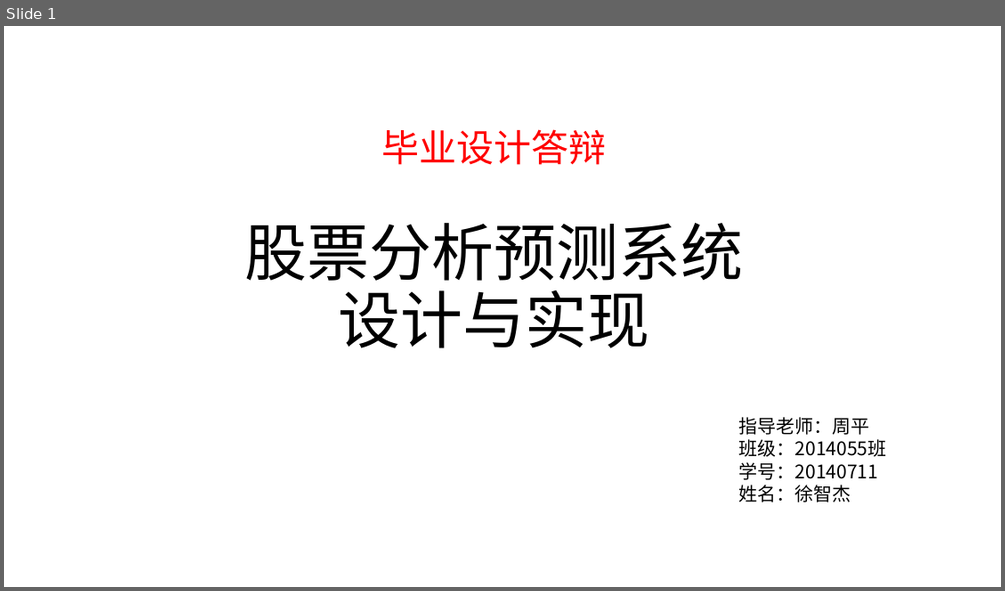
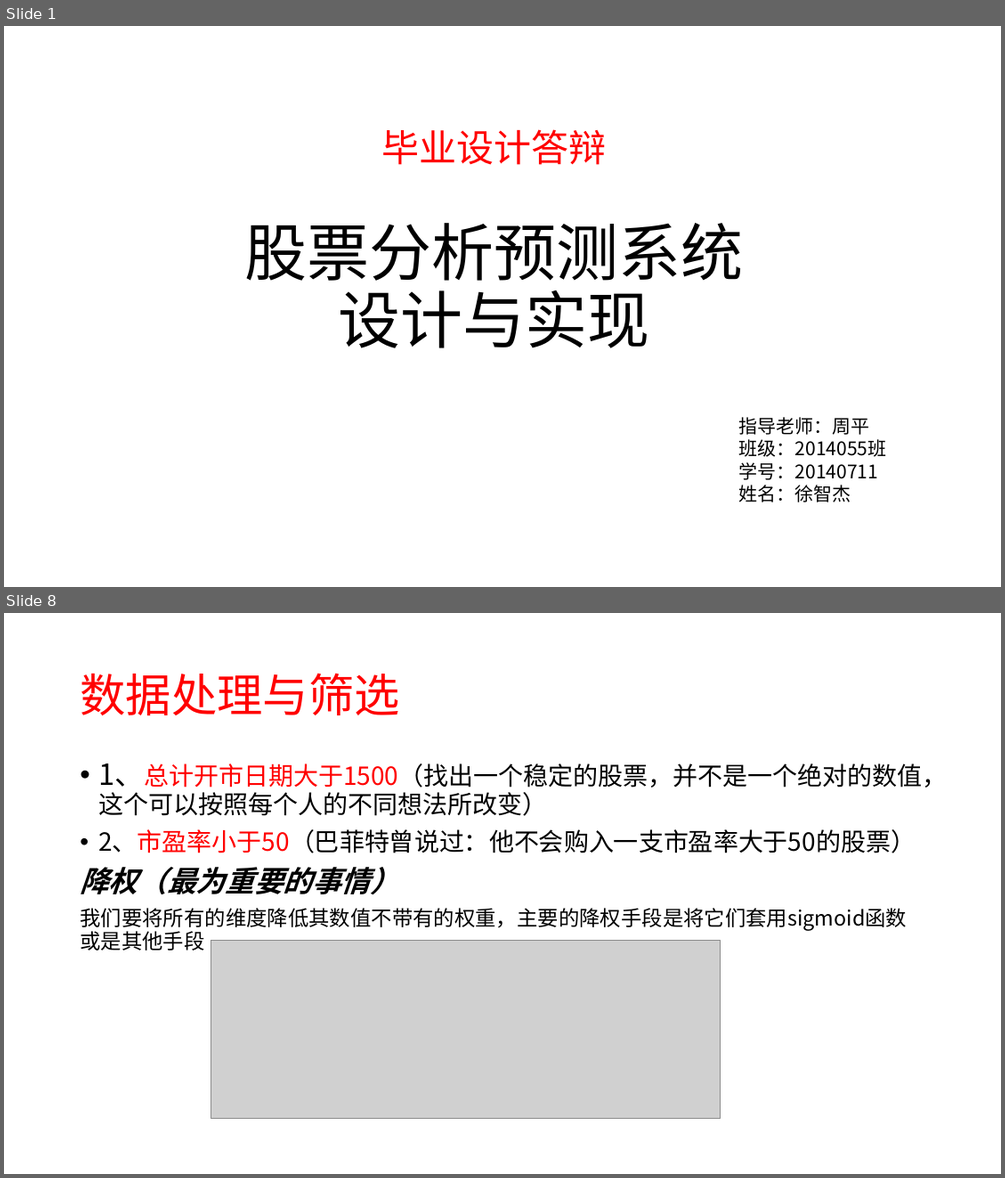
Before and after one commit to xuzj157/StockSyn, a slide deck: doc/股票分析预测系统.pptx. Shown one above the other, each under a label of ours: slide 1 before the commit, slides 1 and 8 after it; the slides between them are not shown. The pictures are 1005x591 and 1005x1178 pixels, drawn with LibreOffice and Linux fonts; fonts in the diff are those of the drawing; grey boxes stand for pictures. Boxes give left, top, right and bottom in pixels: in the first picture for what was removed or moved away, otherwise in the second. Text is boxed around its words. In the diff, an @@ line names an element or a change of style, - is before the commit and + after.

```diff
--- a/doc/股票分析预测系统.pptx
+++ b/doc/股票分析预测系统.pptx
@@ slide 8 added at (4, 613, 1001, 1174), background #FFFFFF @@
@@ title added at (80, 673, 399, 715), 44 pt, text #FF0000 @@
+数据处理与筛选
@@ text added at (80, 763, 947, 932), 24 pt, text #000000 @@
+• 1、总计开市日期大于1500（找出一个稳定的股票，并不是一个绝对的数值，这个可以按照每个人的不同想法所改变）
+• 2、市盈率小于50（巴菲特曾说过：他不会购入一支市盈率大于50的股票）
+降权（最为重要的事情）
+我们要将所有的维度降低其数值不带有的权重，主要的降权手段是将它们套用sigmoid函数或是其他手段
@@ picture added at (211, 941, 720, 1119) @@
```
Also in this commit, not shown: 2 slides changed, 5 other slides added, 7 other files.
